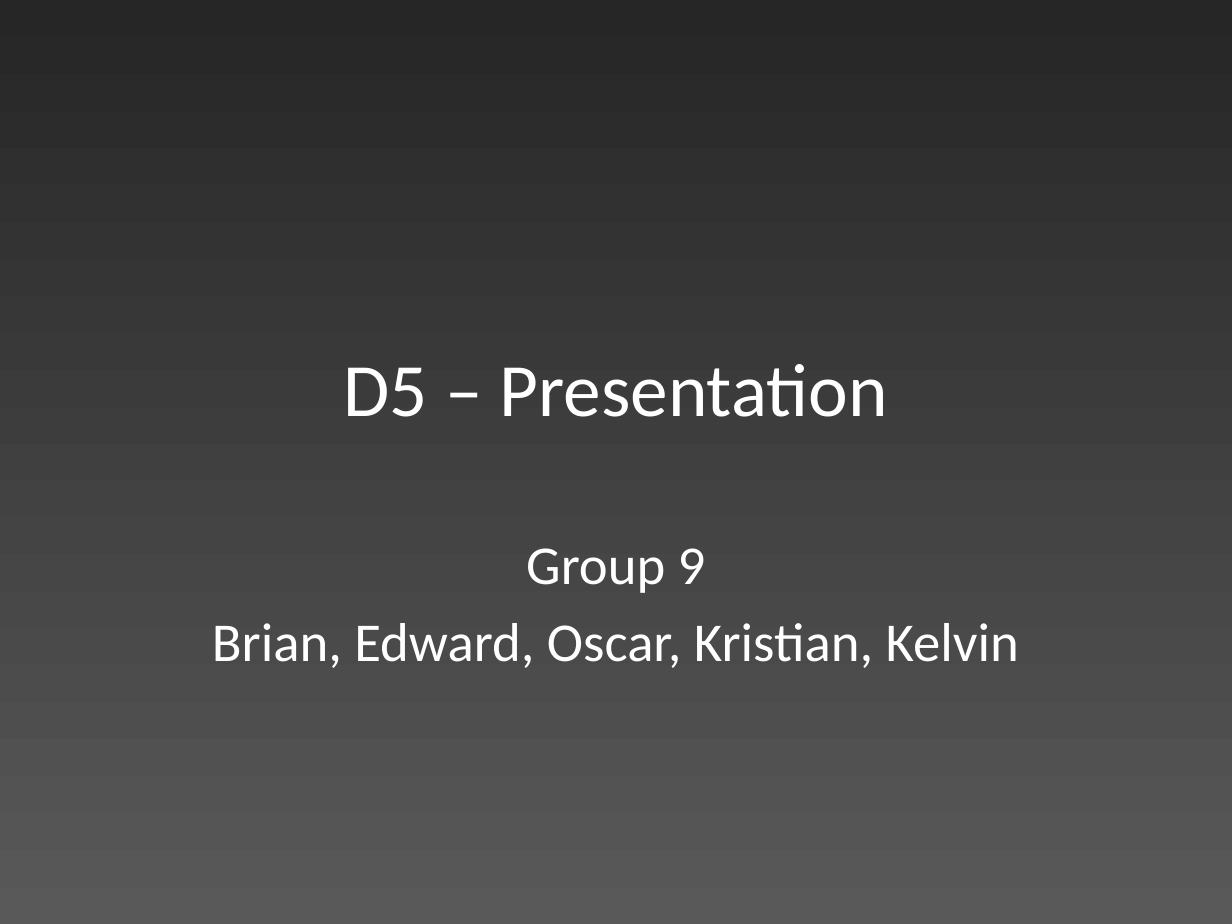
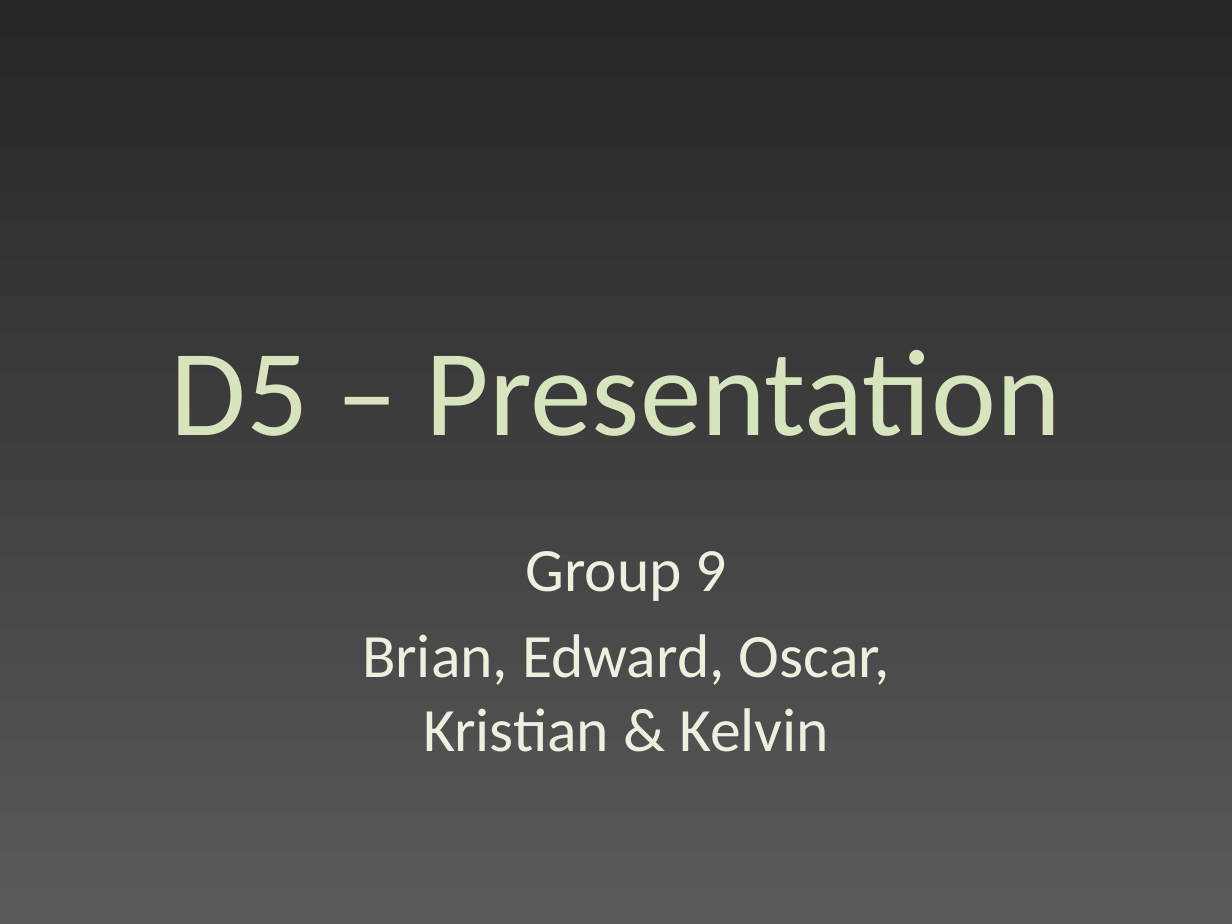
Before and after one commit to edderick/RunwayRedeclaration, a slide deck: slide 1 of doc/Final Presentation/Slides.pptx. Drawn at 1232x924 pixels with LibreOffice and Linux fonts; fonts in the diff are those of the drawing. Boxes give left, top, right and bottom in pixels: in the first picture for what was removed or moved away, otherwise in the second. Text is boxed around its words. In the diff, an @@ line names an element or a change of style, - is before the commit and + after.

Commit message:
* Font tweaks to Slides.pptx

```diff
--- a/doc/Final Presentation/Slides.pptx
+++ b/doc/Final Presentation/Slides.pptx
@@ title "D5 – Presentation" at (x1=171, y1=350, x2=1061, y2=436): size 44 to 72 pt, text colour #FFFFFF to #D7E4BD @@
@@ subtitle "Group 9" moved from (x1=212, y1=548, x2=1019, y2=668) to (x1=362, y1=551, x2=890, y2=752) @@
@@ subtitle at (x1=525, y1=551, x2=727, y2=601): size 32 to 36 pt, text colour #FFFFFF to #EBF1DE in "Group 9" @@
@@ subtitle at (x1=362, y1=634, x2=890, y2=752): text changed; size 32 to 36 pt; text colour #FFFFFF to #EBF1DE @@
-Brian, Edward, Oscar, Kristian, Kelvin
+Brian, Edward, Oscar, Kristian & Kelvin
```
Also in this commit, not shown: 3 other slides changed.
